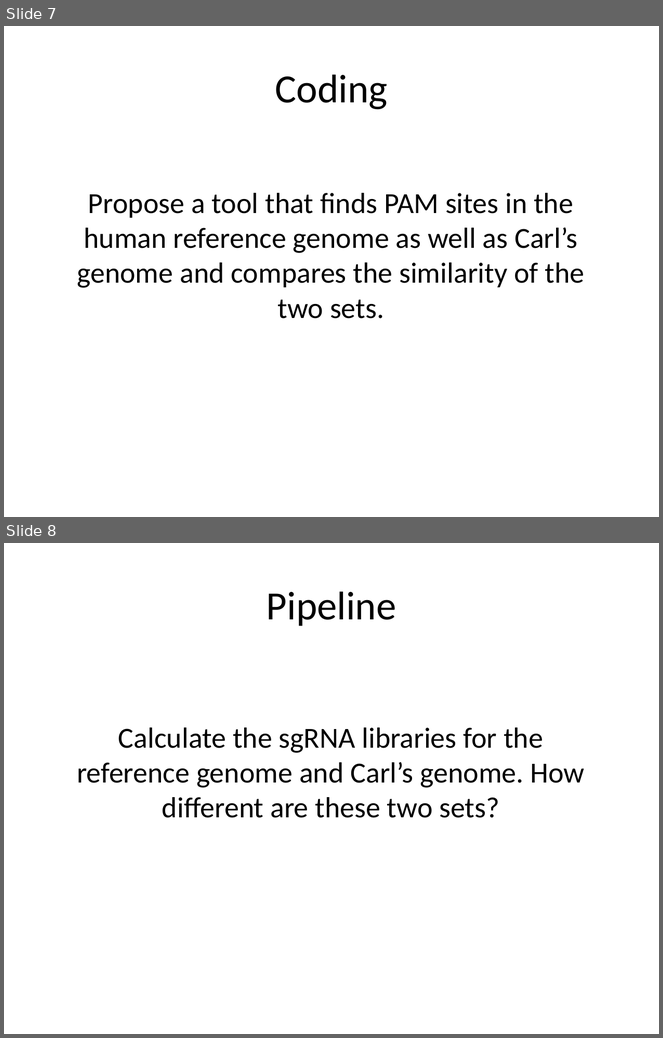
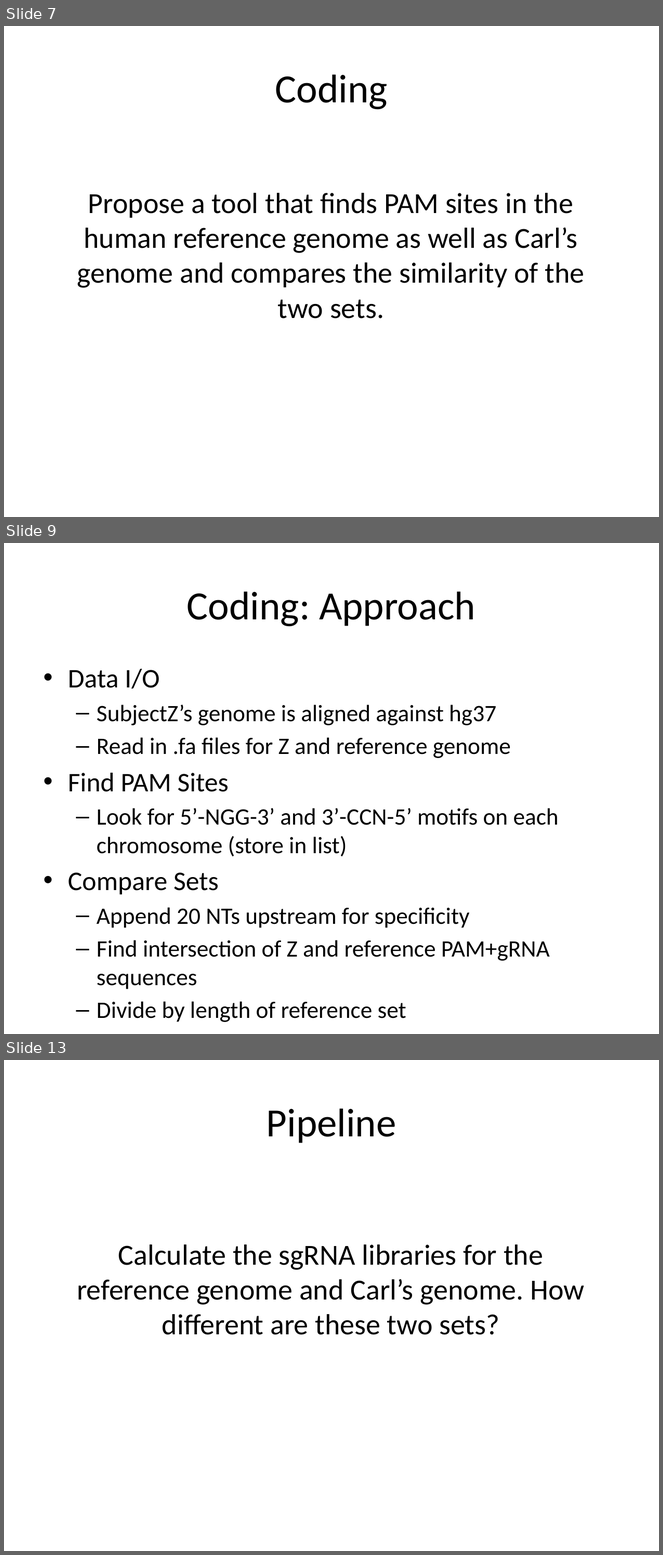
Before and after one commit to CBB752Spring2017/final-project-2-2-team2-team-2-2-2, a slide deck: Presentation - 2.2.pptx. Shown one above the other, each under a label of ours: slides 7 and 8 before the commit, slides 7, 9 and 13 after it; the slides between them are not shown. The pictures are 663x1038 and 663x1555 pixels, drawn with LibreOffice and Linux fonts; fonts in the diff are those of the drawing. Boxes give left, top, right and bottom in pixels: in the first picture for what was removed or moved away, otherwise in the second. Text is boxed around its words. In the diff, an @@ line names an element or a change of style, - is before the commit and + after.

Commit message:
updated ppt

```diff
--- a/Presentation - 2.2.pptx
+++ b/Presentation - 2.2.pptx
@@ slide 9 added at bbox=[4, 543, 659, 1034], background #FFFFFF @@
@@ title added at bbox=[187, 591, 476, 627], 44 pt, text #000000 @@
+Coding: Approach
@@ text added at bbox=[68, 669, 559, 990], 25.9 pt, text #000000 @@
+• Data I/O
+  – SubjectZ’s genome is aligned against hg37
+  – Read in .fa files for Z and reference genome
+• Find PAM Sites
+  – Look for 5’-NGG-3’ and 3’-CCN-5’ motifs on each chromosome (store in list)
+• Compare Sets
+  – Append 20 NTs upstream for specificity
+  – Find intersection of Z and reference PAM+gRNA sequences
+  – Divide by length of reference set
@@ what was slide 8 is now slide 13 @@
```
Also in this commit, not shown: 4 other slides added.
